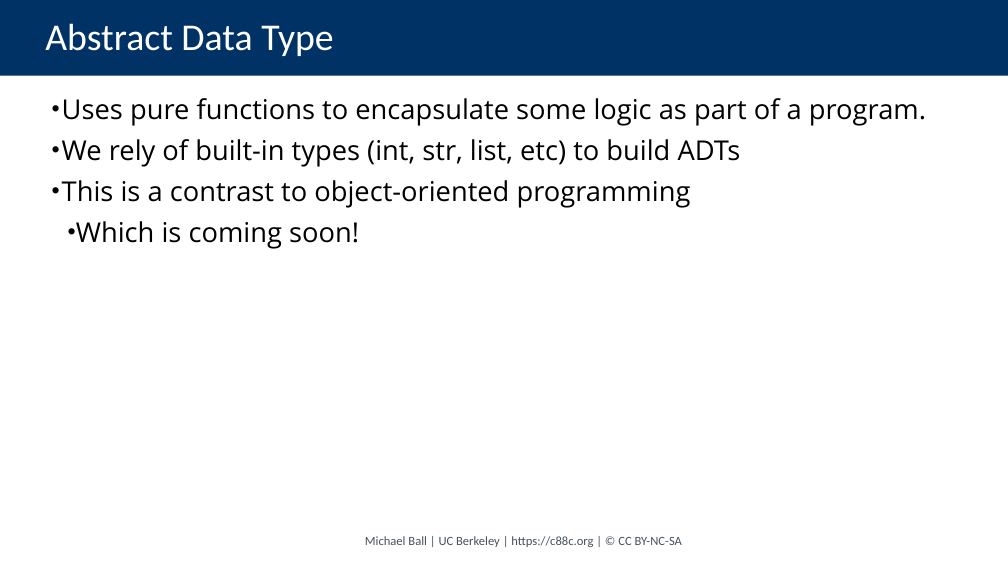
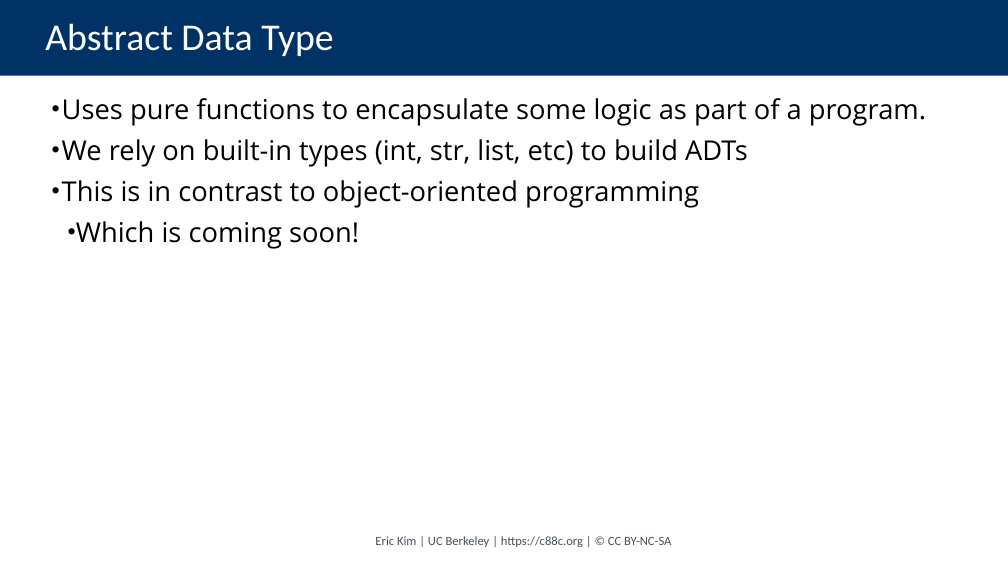
Before and after one commit to cs88-website/su24, a slide deck: slide 17 of assets/slides/su24/10-ADTs.pptx (slide 10 before the commit). Drawn at 1008x567 pixels with LibreOffice and Linux fonts; fonts in the diff are those of the drawing. Boxes give left, top, right and bottom in pixels: in the first picture for what was removed or moved away, otherwise in the second. Text is boxed around its words. In the diff, an @@ line names an element or a change of style, - is before the commit and + after.

```diff
--- a/assets/slides/su24/10-ADTs.pptx
+++ b/assets/slides/su24/10-ADTs.pptx
@@ text at (62, 139, 748, 208): text changed @@
-• We rely of built-in types (int, str, list, etc) to build ADTs
-• This is a contrast to object-oriented programming
+• We rely on built-in types (int, str, list, etc) to build ADTs
+• This is in contrast to object-oriented programming
@@ text at (375, 536, 671, 547): text changed @@
-Michael Ball | UC Berkeley | https://c88c.org | © CC BY-NC-SA
+Eric Kim | UC Berkeley | https://c88c.org | © CC BY-NC-SA
```
Also in this commit, not shown: 14 other slides changed, 24 slides added, 6 slides removed, 2 other files.
